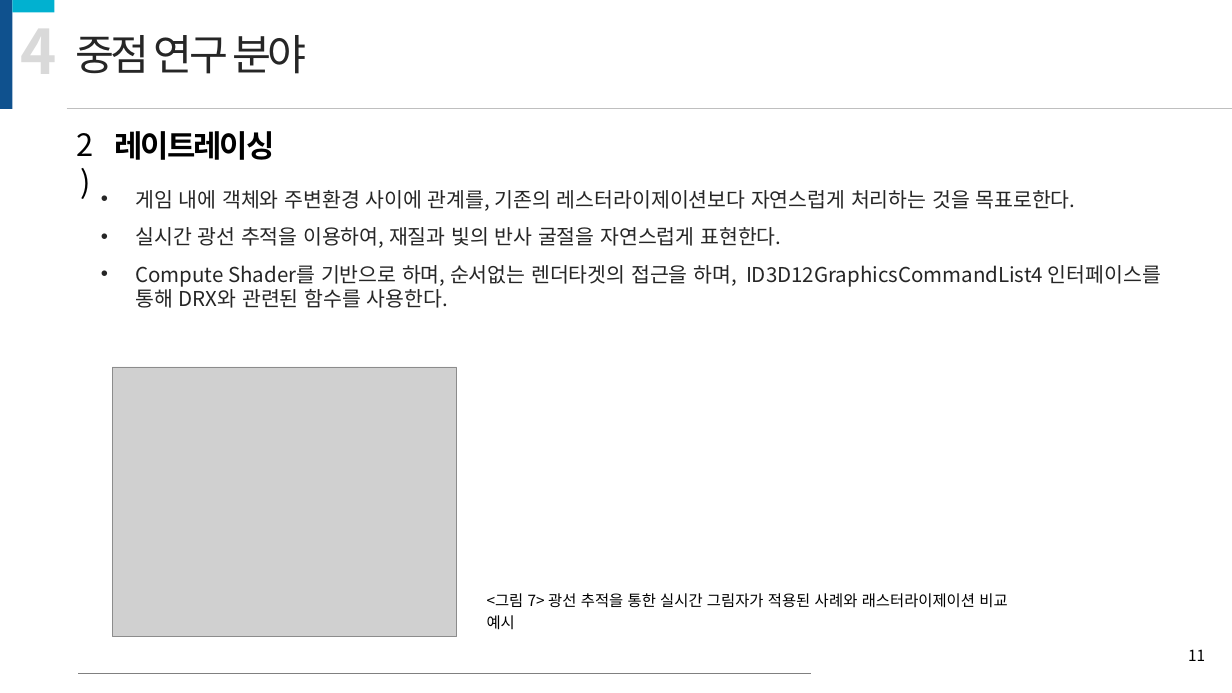
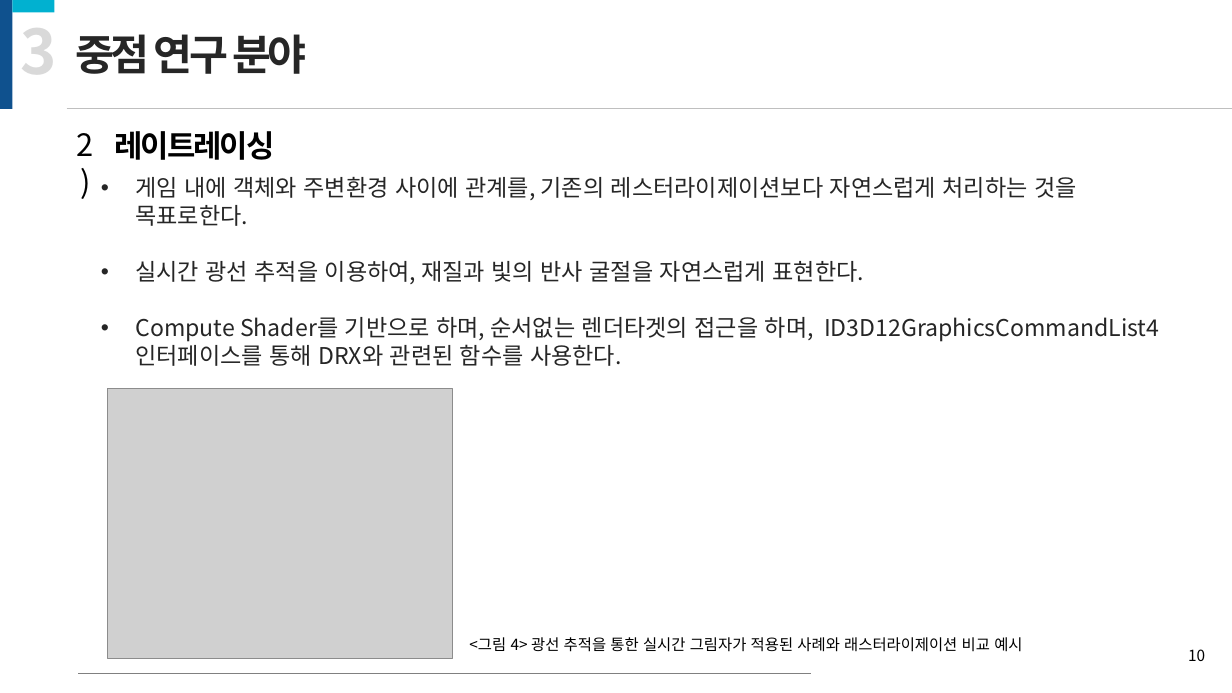
Before and after one commit to kiption/XD, a slide deck: slide 10 of 졸작_기획/[수정][제안서] Revenger_김승환_허재성_이세철.pptx (slide 11 before the commit). Drawn at 1232x693 pixels with LibreOffice and Linux fonts; fonts in the diff are those of the drawing; grey boxes stand for pictures. Boxes give left, top, right and bottom in pixels: in the first picture for what was removed or moved away, otherwise in the second. Text is boxed around its words. In the diff, an @@ line names an element or a change of style, - is before the commit and + after.

```diff
--- a/졸작_기획/[수정][제안서] Revenger_김승환_허재성_이세철.pptx
+++ b/졸작_기획/[수정][제안서] Revenger_김승환_허재성_이세철.pptx
@@ text "중점 연구 분야" at <box>76,34,306,74</box>: bold on @@
@@ text "게임 내에 객체와 주변환경 사이에 ...": place and size @@
-text "게임 내에 객체와 주변환경 사이에 ..." at <box>135,190,1161,308</box>
+text "게임 내에 객체와 주변환경 사이에 ..." at <box>135,177,1159,366</box>
@@ text "게임 내에 객체와 주변환경 사이에 ..." at <box>135,177,1159,366</box>: size 16 to 18 pt; more space between paragraphs @@
@@ picture: place and size @@
-picture at <box>113,367,457,637</box>
+picture at <box>107,388,452,658</box>
@@ text at <box>469,637,1022,652</box>: text changed @@
-<그림 7> 광선 추적을 통한 실시간 그림자가 적용된 사례와 래스터라이제이션 비교 예시
+<그림 4> 광선 추적을 통한 실시간 그림자가 적용된 사례와 래스터라이제이션 비교 예시
@@ page number at <box>1188,649,1205,661</box>: text changed @@
-11
+10
```
Also in this commit, not shown: 14 other slides changed, 1 slide removed.
